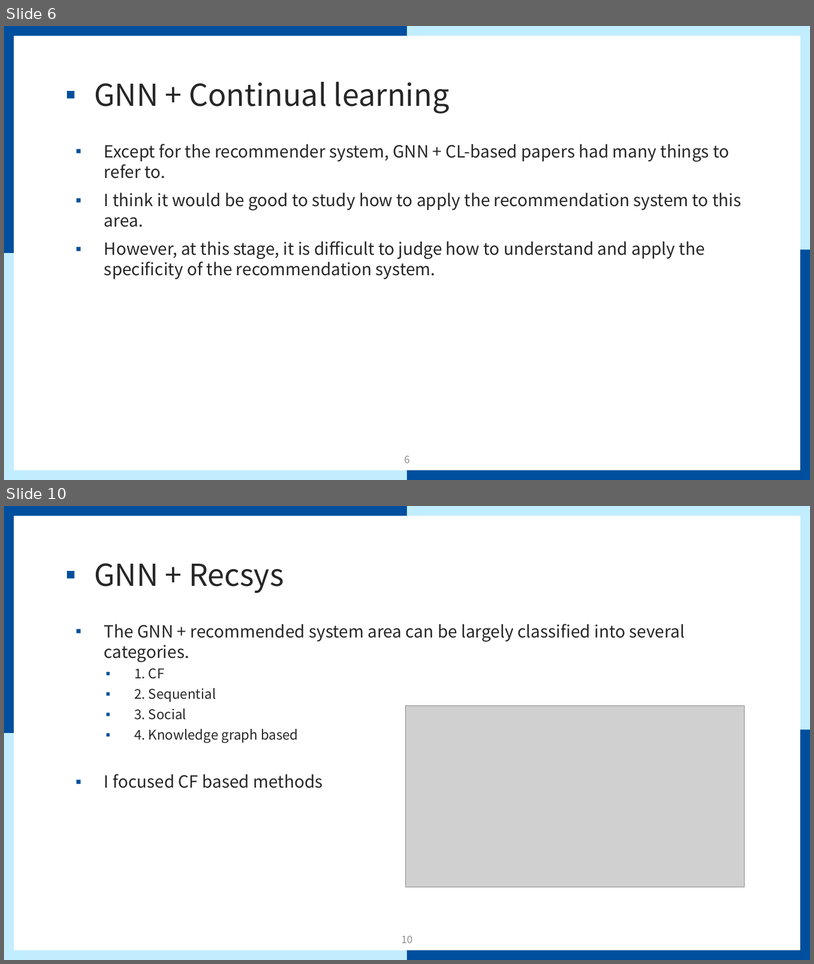
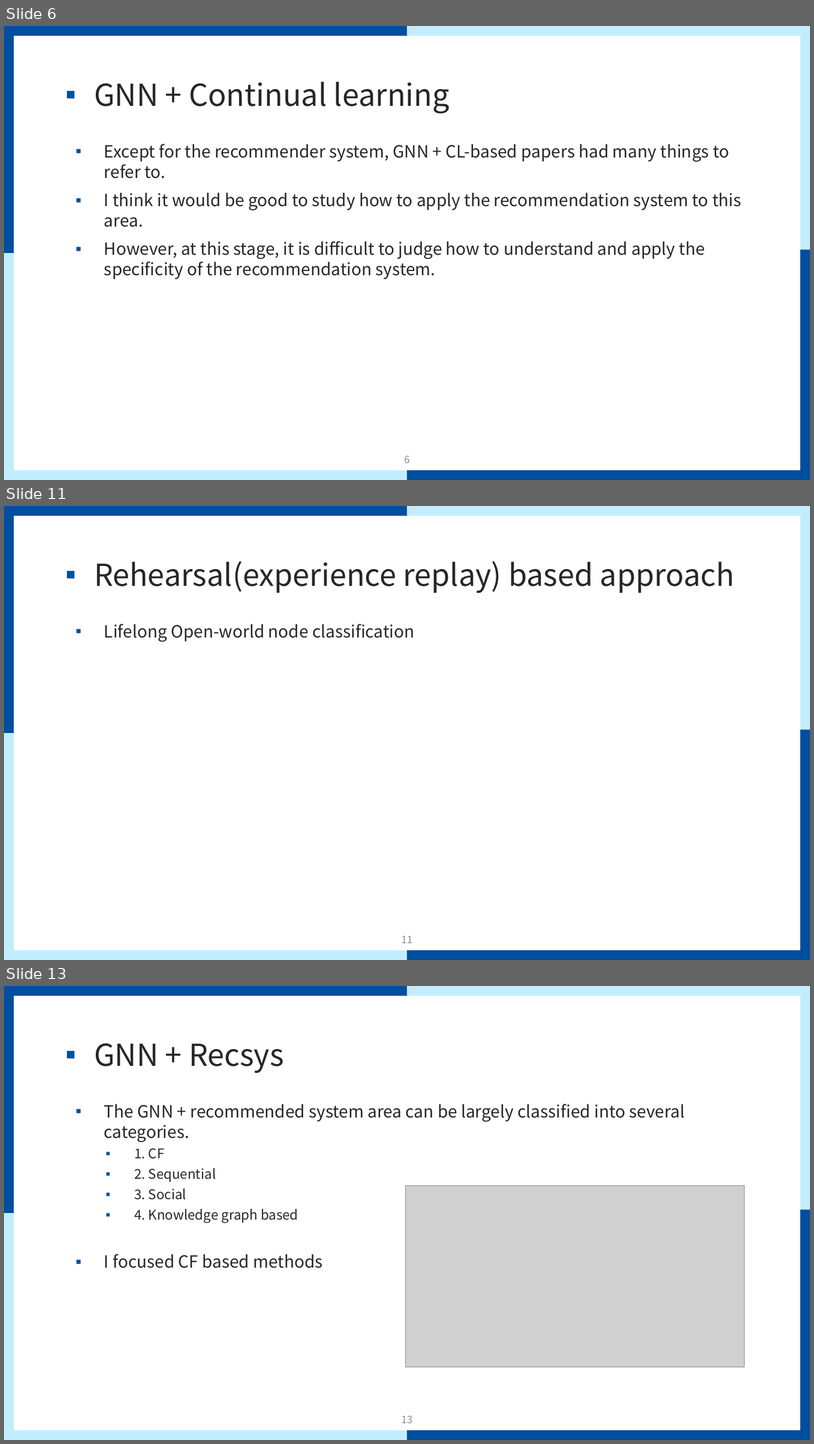
Before and after one commit to mmvv11/GraduateStudies, a slide deck: papers/papersForKCC/논문 관련 조사 및 아이디어.pptx. Shown one above the other, each under a label of ours: slides 6 and 10 before the commit, slides 6, 11 and 13 after it; the slides between them are not shown. The pictures are 814x964 and 814x1444 pixels, drawn with LibreOffice and Linux fonts; fonts in the diff are those of the drawing; grey boxes stand for pictures; background and template pictures are left out. Boxes give left, top, right and bottom in pixels: in the first picture for what was removed or moved away, otherwise in the second. Text is boxed around its words. In the diff, an @@ line names an element or a change of style, - is before the commit and + after.

```diff
--- a/papers/papersForKCC/논문 관련 조사 및 아이디어.pptx
+++ b/papers/papersForKCC/논문 관련 조사 및 아이디어.pptx
@@ slide 11 added at bbox=[4, 506, 810, 960], background #FFFFFF; not listed: 9 template elements that a slide beside it also shows @@
@@ title added at bbox=[94, 561, 735, 593], 36 pt, text #262626 @@
+▪ Rehearsal(experience replay) based approach
@@ text added at bbox=[104, 624, 415, 642], 20 pt, text #262626 @@
+▪ Lifelong Open-world node classification
@@ page number added at bbox=[402, 936, 413, 943], 12 pt, text #8C8C8C @@
+11
@@ what was slide 10 is now slide 13 @@
@@ page number at bbox=[402, 1415, 413, 1423]: text changed @@
-10
+13
```
Also in this commit, not shown: 4 slides changed, 2 other slides added.
